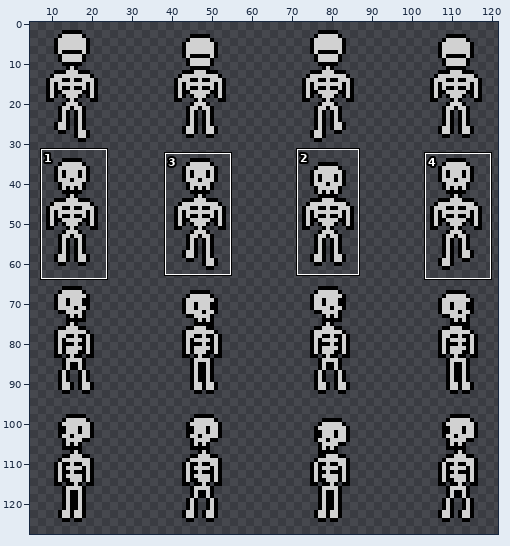
A sprite sheet gets an edit: spritesheets/skeleton/skeleton_move.png. Above: a wide view before the commit, with the close-up outlined.
Close-up. First the earlier version:
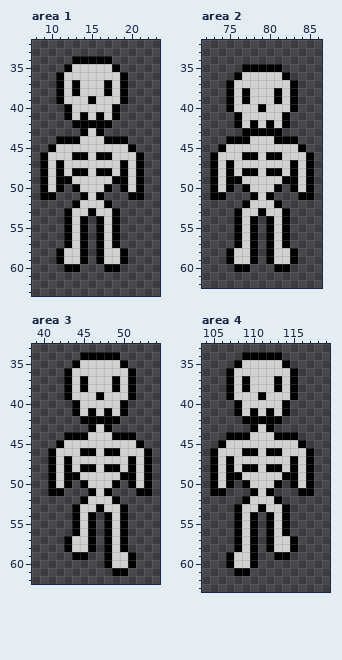
The file is 128x128 pixels. Shown: area 1: x 8..23, y 32..63; area 2: x 72..86, y 32..62; area 3: x 39..54, y 33..62; area 4: x 104..119, y 33..63. The wide view leaves out empty margins. The commit also changed other parts of the picture, which this record leaves out.
New version:
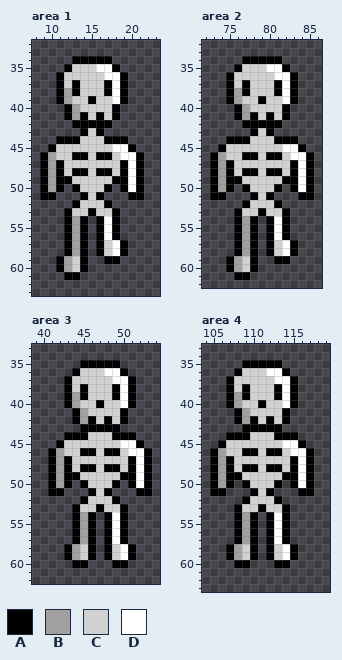
Palette (. is transparent): A #000000  B #a29f9f  C #d1d1d1  D #ffffff
Edits made:
Changed rows in their new state; - is an unchanged pixel.
Area 1:
first column x 12:
35 ----DD-
36 -----DD
37 ------D
38 B-----D
39 B-----D
40 -B-----
41 -B-----
first column x 10:
45 --------DD-
46 B--------DD
47 B---------D
48 B---------D
49 B---------D
50 B---------D
first column x 11:
54 --B---D--
55 --B---D--
56 --B---D--
57 --B----DA
58 .AB----D-
59 -B---.AA.
60 ABCA--..-
61 -AA------
Area 2:
first column x 74:
34 ---AAAAA---
35 --ACCCDDA--
36 -AC----DDA-
37 ---A---AD--
38 --B-----D--
39 --BC-A-CD--
40 -.AB-C--A.-
41 ---BA-A----
42 --.A-A-A.--
43 ---.-C-.---
45 --------DD-
46 B--------DD
47 B---------D
48 B---------D
49 B---------D
50 B---------D
first column x 75:
54 --B---D--
55 --B---D--
56 --B---D--
57 --B----DA
58 .AB----D-
59 -B---.AA.
60 ABCA--..-
61 -AA------
Area 3:
first column x 42:
34 ---.....---
35 --.AAAAA.--
36 -.A---DDA.-
37 ---C---DD--
38 --------D--
39 --BA-C-AD--
40 -AB--A--DA-
41 ---BC-C----
42 --AB-C-CA--
43 ---A-A-A---
45 --------DD-
46 B--------DD
47 B---------D
48 B---------D
49 B---------D
50 B---------D
first column x 43:
54 --B---D--
55 --B---D--
56 --B---D--
57 .AB---D--
58 -B-----DA
59 ABCA---D-
60 -AA--.AA.
61 ------..-
Area 4:
first column x 106:
34 ---.....---
35 --.AAAAA.--
36 -.A---DDA.-
37 ---C---DD--
38 --------D--
39 --BA-C-AD--
40 -AB--A--DA-
41 ---BC-C----
42 --AB-C-CA--
43 ---A-A-A---
45 --------DD-
46 B--------DD
47 B---------D
48 B---------D
49 B---------D
50 B---------D
first column x 107:
54 --B---D--
55 --B---D--
56 --B---D--
57 --B---DA.
58 AB-----D-
59 -B---ACDA
60 .AA.--AA-
61 -..------
Changed places in both close-ups, as pixel boxes (x1, y1, x2, y2):
changed: (48, 64, 136, 280)
changed: (218, 56, 306, 280)
changed: (56, 352, 144, 488)
changed: (64, 512, 136, 576)
changed: (218, 352, 306, 488)
changed: (226, 512, 298, 576)
